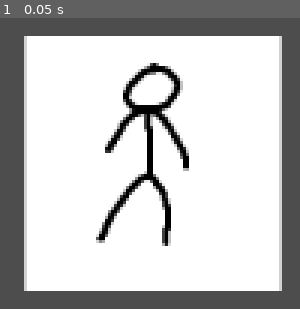
Above: before the commit, frame 1.
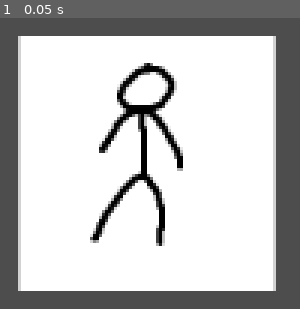
Above: after the commit, the same moment.

Repository: Torpixo-maker/FBLA
Game: Godot game, scene res://node_2d.tscn
The game is run twice, just before and just after one commit, with the same random seed, the same clock (stepped at 60 frames per second) and the same inputs.
Inputs:
- Up to frame 1 (0.05 s): no input

The runs differ from the first frame. In frame 1, 12% of the frame differs, in the area x 6-94%, y 6-94%.

Commit message:
breakthrough (kinda)

Diff:
--- /dev/null
+++ b/fbla/globalvariables.gd
@@ -0,0 +1,11 @@
+extends Node
+
+var gameStarted = true
+# Called when the node enters the scene tree for the first time.
+func _ready() -> void:
+	pass # Replace with function body.
+
+
+# Called every frame. 'delta' is the elapsed time since the previous frame.
+func _process(delta: float) -> void:
+	pass
--- a/fbla/node_2d.gd
+++ /dev/null
@@ -1,20 +0,0 @@
-extends Node2D
-var screen_size
-
-# Called when the node enters the scene tree for the first time.
-func _ready():
-	screen_size = get_viewport_rect().size
-
-
-# Called every frame. 'delta' is the elapsed time since the previous frame.
-func _process(delta):
-	var velocity = Vector2.ZERO
-	if Input.is_action_pressed("move_right"):
-		velocity.x += 150
-	if Input.is_action_pressed("move_left"):
-		velocity.x -= 150
-	if Input.is_action_pressed("move_up"):
-		velocity.y -= 150
-	if Input.is_action_pressed("move_down"):
-		velocity.y += 150
-	position += velocity * delta
--- a/fbla/node_2d.tscn
+++ b/fbla/node_2d.tscn
@@ -1,7 +1,8 @@
-[gd_scene load_steps=4 format=3 uid="uid://ddwacjxuju81e"]
+[gd_scene load_steps=5 format=3 uid="uid://ddwacjxuju81e"]
 
-[ext_resource type="Script" uid="uid://b2n74kykblku4" path="res://node_2d.gd" id="1_0e48y"]
 [ext_resource type="Texture2D" uid="uid://y0gtotas8mfe" path="res://test sprite 2.png" id="1_wtcfe"]
+[ext_resource type="Script" uid="uid://dam1ohw277x53" path="res://player.gd" id="3_0hol4"]
+[ext_resource type="PackedScene" uid="uid://cdm6cbajtcfr7" path="res://test.tscn" id="3_epypp"]
 
 [sub_resource type="SpriteFrames" id="SpriteFrames_0e48y"]
 animations = [{
@@ -9,19 +10,18 @@
 "duration": 1.0,
 "texture": ExtResource("1_wtcfe")
 }],
-"loop": false,
+"loop": true,
 "name": &"default",
 "speed": 5.0
 }]
 
-[node name="test _sprite" type="Area2D"]
-position = Vector2(-96, 11)
-script = ExtResource("1_0e48y")
+[node name="Node2D" type="Node2D"]
+
+[node name="player" type="AnimatedSprite2D" parent="."]
+sprite_frames = SubResource("SpriteFrames_0e48y")
+script = ExtResource("3_0hol4")
+
+[node name="Camera2D" type="Camera2D" parent="player"]
+
+[node name="title screen" parent="." instance=ExtResource("3_epypp")]
 metadata/_edit_group_ = true
-
-[node name="AnimatedSprite2D" type="AnimatedSprite2D" parent="."]
-position = Vector2(3, 0)
-sprite_frames = SubResource("SpriteFrames_0e48y")
-metadata/_edit_group_ = true
-
-[node name="Camera2D" type="Camera2D" parent="."]
--- /dev/null
+++ b/fbla/player.gd
@@ -0,0 +1,24 @@
+extends AnimatedSprite2D
+var screen_size
+@onready var title_screen = get_node("title_screen")
+
+# Called when the node enters the scene tree for the first time.
+func _ready():
+	screen_size = get_viewport_rect().size
+	$Camera2D.enabled = false
+
+
+# Called every frame. 'delta' is the elapsed time since the previous frame.
+func _process(delta):
+	var velocity = Vector2.ZERO
+	if Global.gameStarted == true:
+		$Camera2D.enabled = true
+		if Input.is_action_pressed("move_right"):
+			velocity.x += 150
+		if Input.is_action_pressed("move_left"):
+			velocity.x -= 150
+		if Input.is_action_pressed("move_up"):
+			velocity.y -= 150
+		if Input.is_action_pressed("move_down"):
+			velocity.y += 150
+	position += velocity * delta
--- a/fbla/project.godot
+++ b/fbla/project.godot
@@ -14,6 +14,10 @@
 run/main_scene="uid://ddwacjxuju81e"
 config/features=PackedStringArray("4.5", "Forward Plus")
 config/icon="res://icon.svg"
+
+[autoload]
+
+Global="*res://globalvariables.gd"
 
 [display]
 
--- /dev/null
+++ b/fbla/test.tscn
@@ -0,0 +1,22 @@
+[gd_scene load_steps=4 format=3 uid="uid://cdm6cbajtcfr7"]
+
+[ext_resource type="Script" uid="uid://isljpu3lhcby" path="res://title_screen.gd" id="2_6uqi0"]
+[ext_resource type="Texture2D" uid="uid://bgdjdeb2ee53x" path="res://title screen.png" id="2_8uh7m"]
+
+[sub_resource type="SpriteFrames" id="SpriteFrames_ppyta"]
+animations = [{
+"frames": [{
+"duration": 1.0,
+"texture": ExtResource("2_8uh7m")
+}],
+"loop": true,
+"name": &"default",
+"speed": 5.0
+}]
+
+[node name="Node2D" type="Node2D"]
+
+[node name="title screen" type="AnimatedSprite2D" parent="."]
+position = Vector2(600, 400)
+sprite_frames = SubResource("SpriteFrames_ppyta")
+script = ExtResource("2_6uqi0")
--- /dev/null
+++ b/fbla/title_screen.gd
@@ -0,0 +1,11 @@
+extends AnimatedSprite2D
+
+
+# Called when the node enters the scene tree for the first time.
+func _ready():
+	show()
+
+# Called every frame. 'delta' is the elapsed time since the previous frame.
+func _process(delta: float):
+	if Global.gameStarted == true:
+		hide()
Not shown, added: fbla/globalvariables.gd.uid
Not shown, removed: fbla/node_2d.gd.uid
Not shown, added: fbla/player.gd.uid
Binary file added: fbla/title screen.png
Not shown, added: fbla/title screen.png.import
Not shown, added: fbla/title_screen.gd.uid
